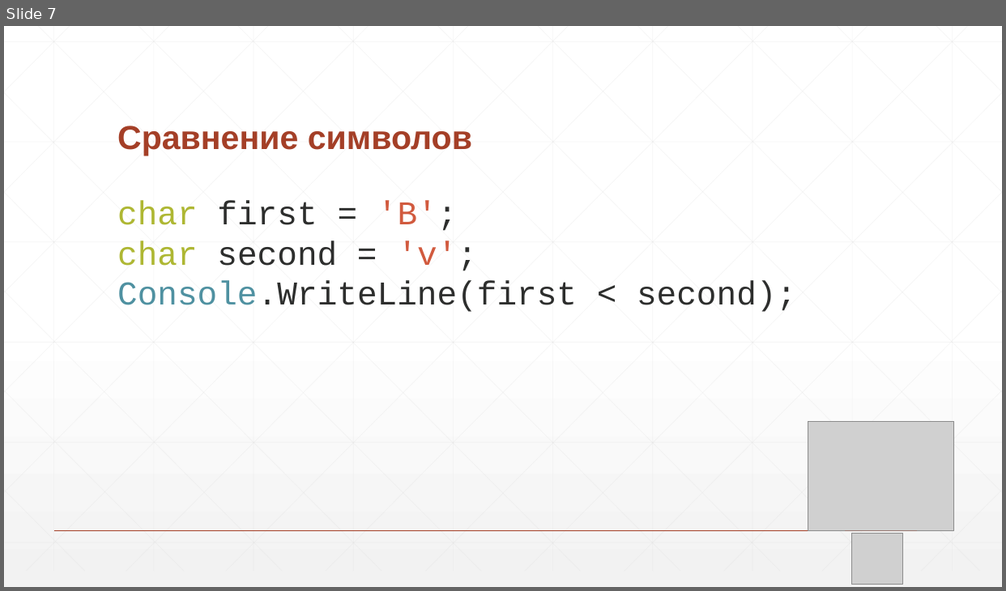
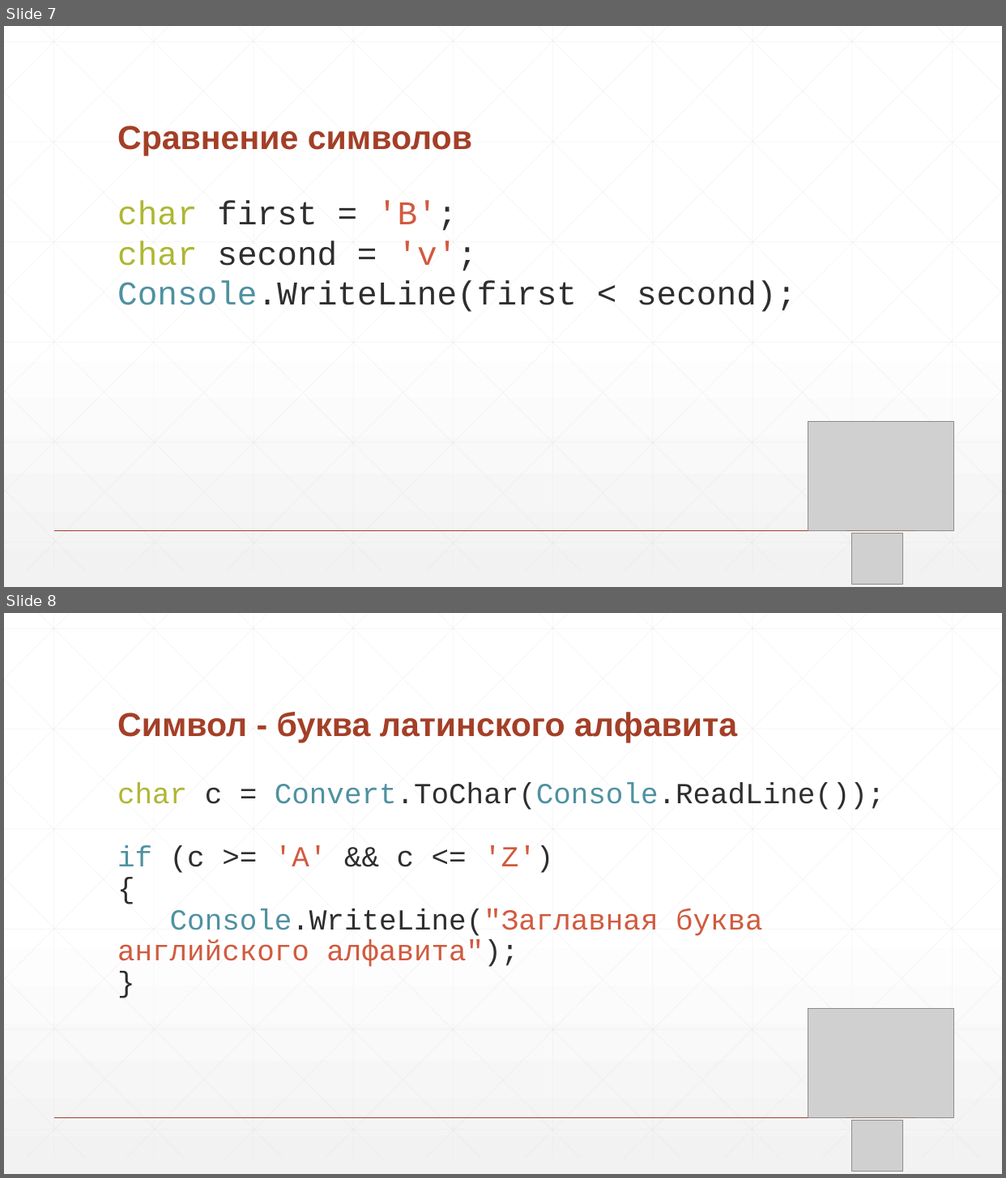
Before and after one commit to nVinz/CSharp-Course, a slide deck: 5 - Строки и символы.pptx. Shown one above the other, each under a label of ours: slide 7 before the commit, slides 7 and 8 after it. The pictures are 1006x591 and 1006x1178 pixels, drawn with LibreOffice and Linux fonts; fonts in the diff are those of the drawing; grey boxes stand for pictures. Boxes give left, top, right and bottom in pixels: in the first picture for what was removed or moved away, otherwise in the second. Text is boxed around its words. In the diff, an @@ line names an element or a change of style, - is before the commit and + after.

```diff
--- a/5 - Строки и символы.pptx
+++ b/5 - Строки и символы.pptx
@@ slide 8 added at bbox=[4, 613, 1002, 1174], background gradient #FFFFFF to #F2F2F2; not listed: 47 template elements that a slide beside it also shows @@
@@ title added at bbox=[117, 712, 737, 743], 32 pt, text #A43F27, bold @@
+Символ - буква латинского алфавита
@@ text added at bbox=[117, 783, 885, 967], 28 pt, text #2D2E2D @@
+char c = Convert.ToChar(Console.ReadLine());
+if (c >= 'A' && c <= 'Z')
+{
+Console.WriteLine("Заглавная буква английского алфавита");
+}
@@ picture added at bbox=[808, 1009, 953, 1118] @@
@@ picture added at bbox=[851, 1121, 902, 1171] @@
```
Also in this commit, not shown: 24 other slides added, 27 slides removed, 3 other files.
